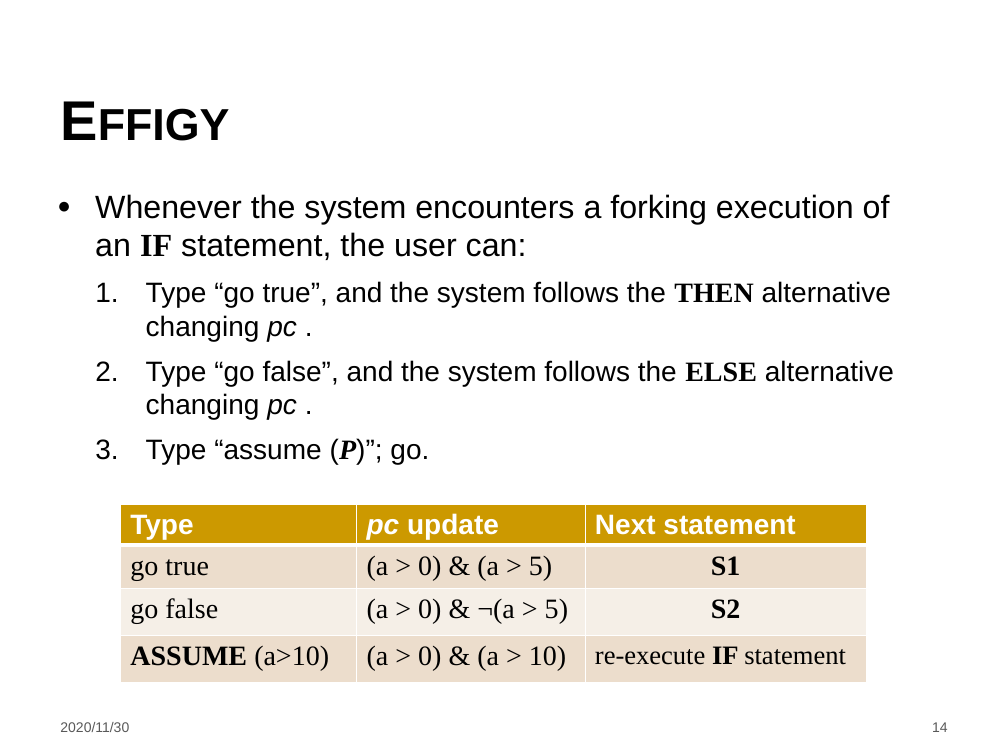
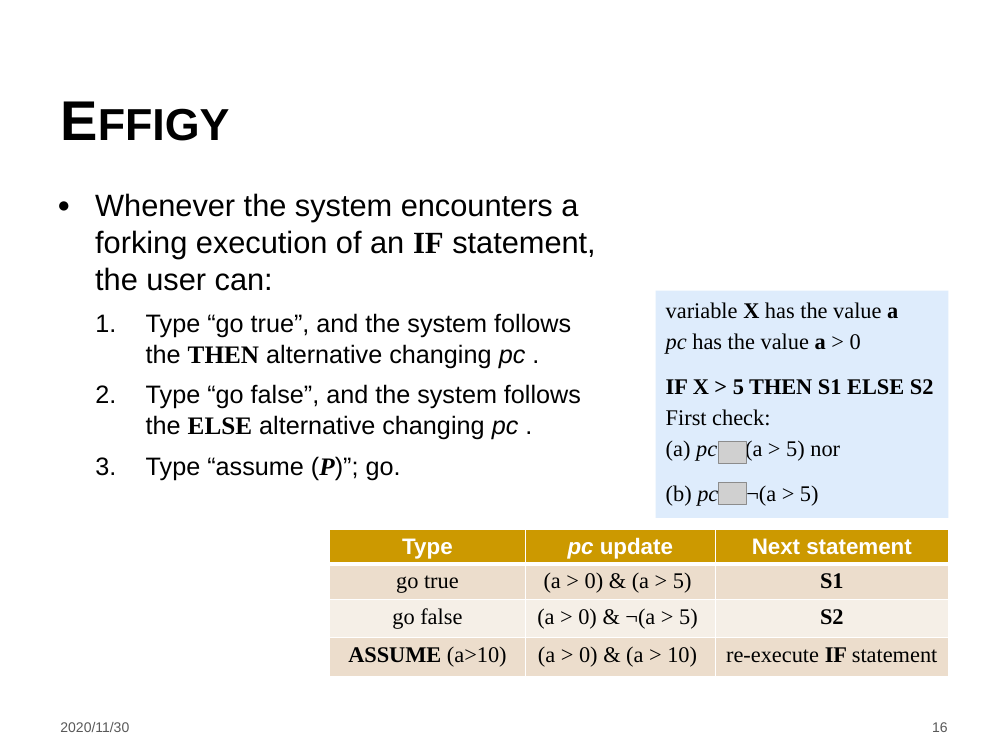
Before and after one commit to LintianShi/Research-Proposal, a slide deck: slide 16 of Symbolic_execution.pptx (slide 14 before the commit). Drawn at 1008x756 pixels with LibreOffice and Linux fonts; fonts in the diff are those of the drawing; grey boxes stand for pictures; background and template pictures are left out. Boxes give left, top, right and bottom in pixels: in the first picture for what was removed or moved away, otherwise in the second. Text is boxed around its words. In the diff, an @@ line names an element or a change of style, - is before the commit and + after.

Commit message:
symbolic execution

```diff
--- a/Symbolic_execution.pptx
+++ b/Symbolic_execution.pptx
@@ text "Whenever the system encounters a ..." at [95, 193, 595, 480]: size 23 to 22 pt in "Whenever the system encounters a forking execution ..."; size 20 to 18 pt in "Type “go true”, and the system follows ...", "Type “go false”, and the system follows ...", "Type “assume (P)”; go." @@
@@ rectangle added at [655, 290, 949, 518], fill #D1E4FB at 70% opacity, 16 pt, text #000000 @@
+variable X has the value a
+pc has the value a > 0
+IF X > 5 THEN S1 ELSE S2
+First check:
+(a) pc (a > 5) nor
+(b) pc ¬(a > 5)
@@ picture added at [719, 442, 747, 464] @@
@@ picture added at [719, 483, 747, 505] @@
@@ table at [330, 529, 949, 679] @@
@@ size 20 to 16 pt in "Type", "pc update", "Next statement", "go true" and 7 more places @@
@@ size 19 to 16 pt in "re-execute IF statement" @@
@@ alignment left to centre @@
@@ table: place and size @@
-table at [121, 504, 867, 685]
+table at [330, 529, 949, 679]
@@ page number at [932, 722, 948, 732]: text changed @@
-14
+16
```
Also in this commit, not shown: 11 other slides changed, 5 slides added, 4 slides removed.
